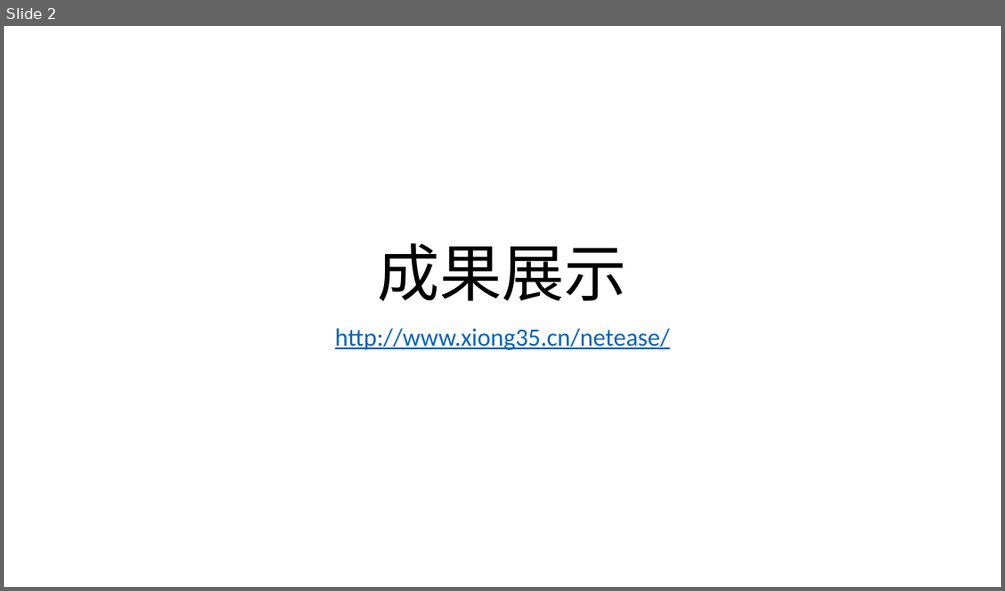
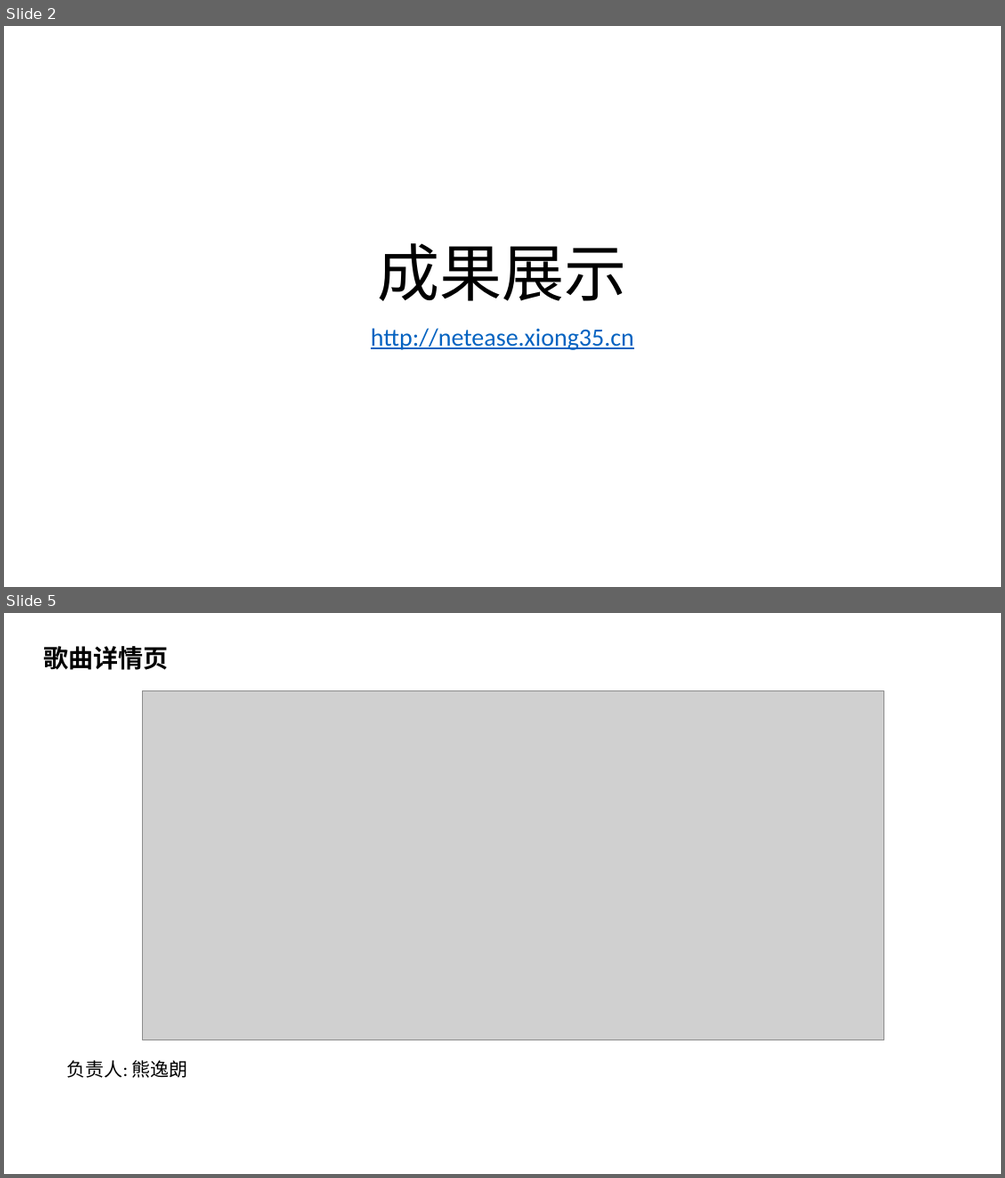
Before and after one commit to xiong35/netease-web, a slide deck: docs/项目介绍.pptx. Shown one above the other, each under a label of ours: slide 2 before the commit, slides 2 and 5 after it; the slides between them are not shown. The pictures are 1005x591 and 1005x1178 pixels, drawn with LibreOffice and Linux fonts; fonts in the diff are those of the drawing; grey boxes stand for pictures. Boxes give left, top, right and bottom in pixels: in the first picture for what was removed or moved away, otherwise in the second. Text is boxed around its words. In the diff, an @@ line names an element or a change of style, - is before the commit and + after.

```diff
--- a/docs/项目介绍.pptx
+++ b/docs/项目介绍.pptx
@@ slide 5 added at (4, 613, 1001, 1174), background #FFFFFF @@
@@ text added at (43, 646, 168, 670), 24 pt, text #000000, bold @@
+歌曲详情页
@@ picture added at (142, 691, 884, 1040) @@
@@ text added at (67, 1060, 188, 1078), 18 pt, text #000000 @@
+负责人: 熊逸朗
@@ slide 2 changed as well @@
@@ subtitle at (371, 328, 634, 350): text changed @@
-http://www.xiong35.cn/netease/
+http://netease.xiong35.cn
```
Also in this commit, not shown: 2 other slides changed, 16 other slides added, 1 slide removed, 3 other files.
